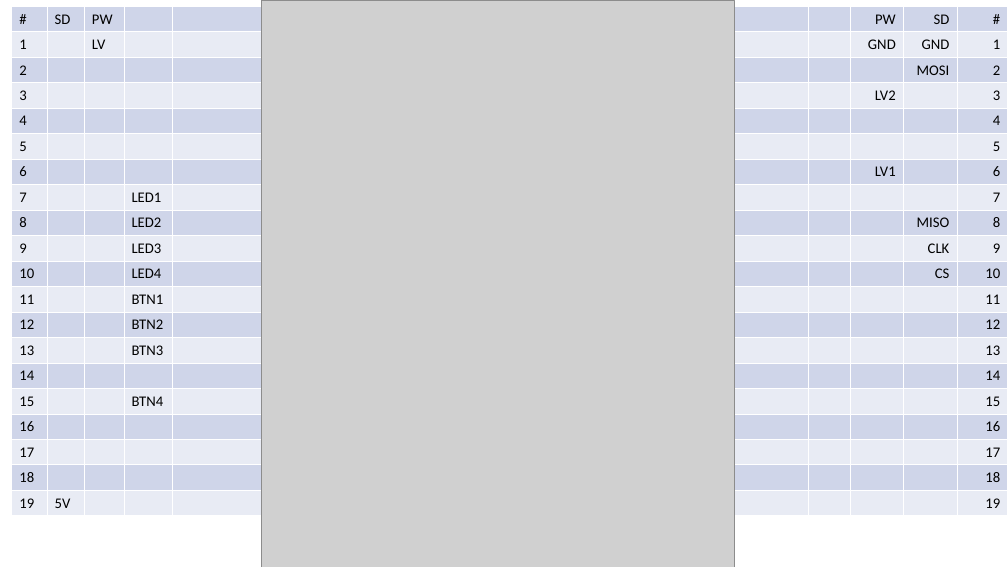
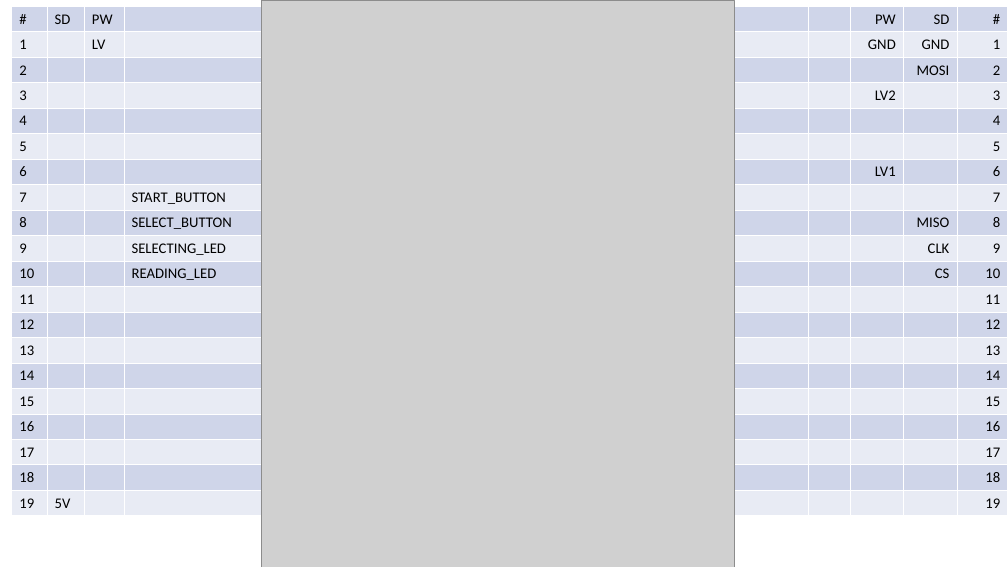
Before and after one commit to jeskes/activityboard, a slide deck: slide 34 of Activityboard.pptx. Drawn at 1008x567 pixels with LibreOffice and Linux fonts; fonts in the diff are those of the drawing; grey boxes stand for pictures. Boxes give left, top, right and bottom in pixels: in the first picture for what was removed or moved away, otherwise in the second. Text is boxed around its words. In the diff, an @@ line names an element or a change of style, - is before the commit and + after.

```diff
--- a/Activityboard.pptx
+++ b/Activityboard.pptx
@@ table at <box>12,6,1008,515</box> @@
-row 8, column 4: LED1
+row 8, column 4: START_BUTTON
-row 9, column 4: LED2
+row 9, column 4: SELECT_BUTTON
-row 10, column 4: LED3
+row 10, column 4: SELECTING_LED
-row 11, column 4: LED4
+row 11, column 4: READING_LED
-row 12, column 4: BTN1
+row 12, column 4: 
-row 13, column 4: BTN2
+row 13, column 4: 
-row 14, column 4: BTN3
+row 14, column 4: 
-row 16, column 4: BTN4
+row 16, column 4: 
```
Also in this commit, not shown: 1 other slide changed, 21 other files.
